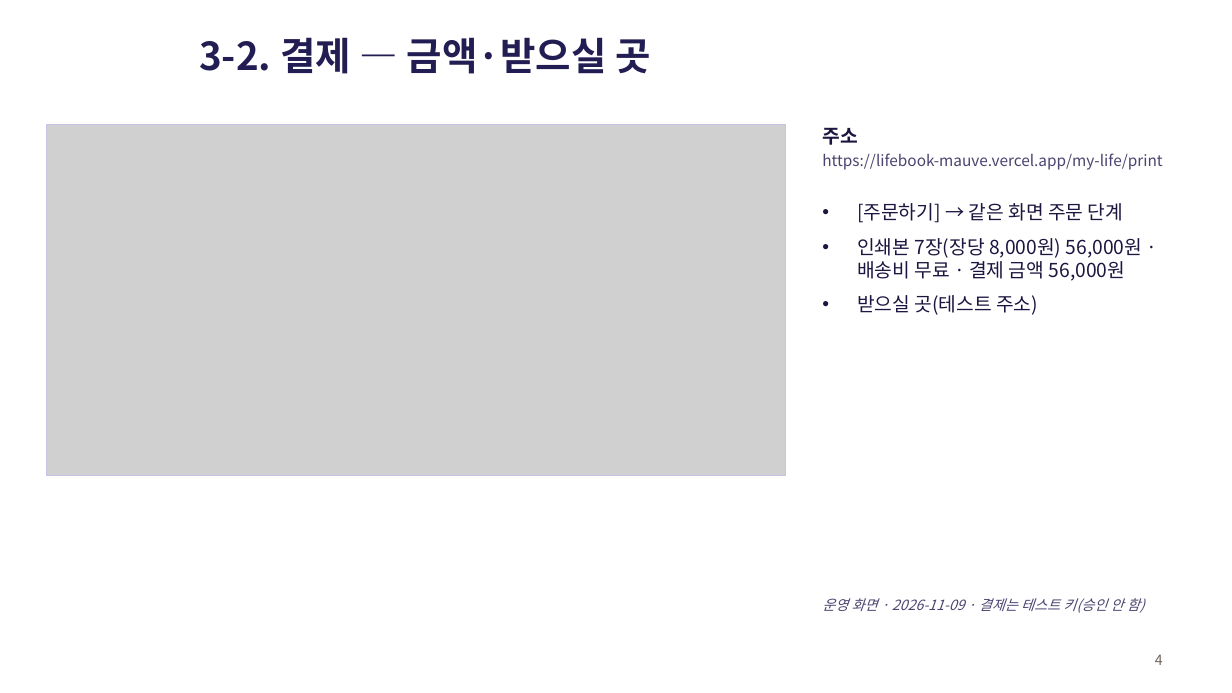
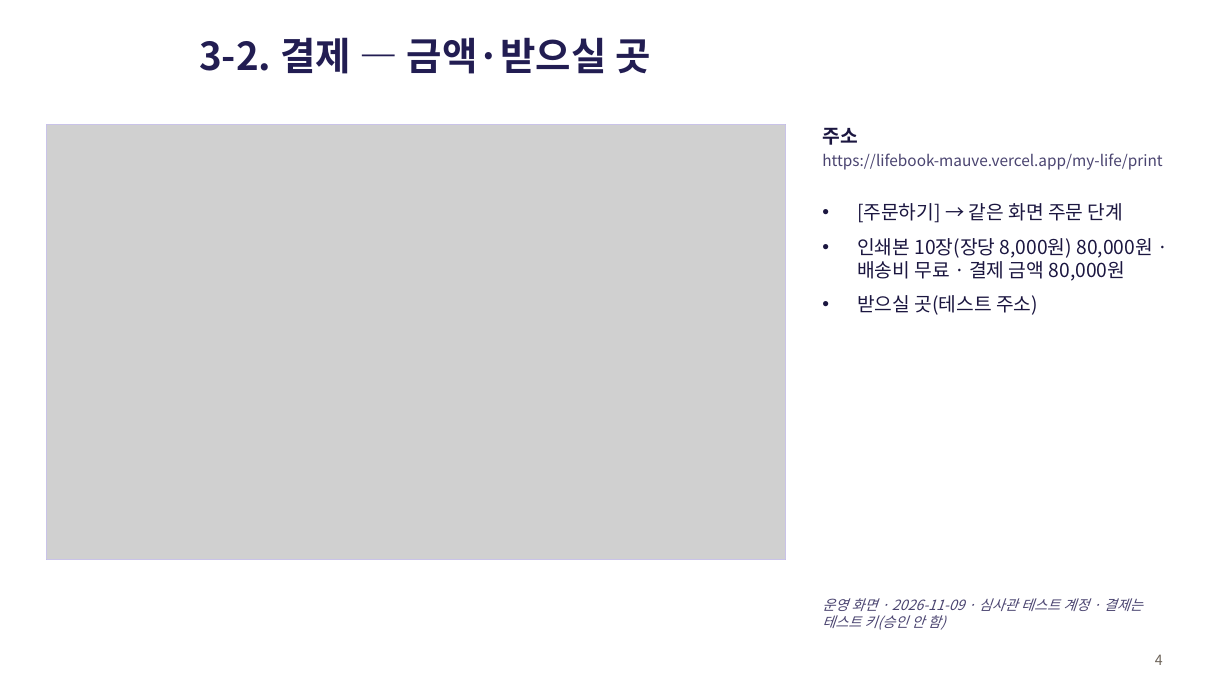
Before and after one commit to sml122900/lifebook, a slide deck: slide 4 of docs/toss/lifebook-결제경로.pptx. Drawn at 1232x693 pixels with LibreOffice and Linux fonts; fonts in the diff are those of the drawing; grey boxes stand for pictures. Boxes give left, top, right and bottom in pixels: in the first picture for what was removed or moved away, otherwise in the second. Text is boxed around its words. In the diff, an @@ line names an element or a change of style, - is before the commit and + after.

```diff
--- a/docs/toss/lifebook-결제경로.pptx
+++ b/docs/toss/lifebook-결제경로.pptx
@@ picture: place and size @@
-picture at <box>46,125,786,476</box>
+picture at <box>46,125,786,560</box>
@@ rectangle: place and size @@
-rectangle at <box>46,125,786,476</box>
+rectangle at <box>46,125,786,560</box>
@@ text at <box>857,238,1153,281</box>: text changed @@
-• 인쇄본 7장(장당 8,000원) 56,000원 · 배송비 무료 · 결제 금액 56,000원
+• 인쇄본 10장(장당 8,000원) 80,000원 · 배송비 무료 · 결제 금액 80,000원
@@ text at <box>822,598,1143,630</box>: text changed @@
-운영 화면 · 2026-11-09 · 결제는 테스트 키(승인 안 함)
+운영 화면 · 2026-11-09 · 심사관 테스트 계정 · 결제는 테스트 키(승인 안 함)
```
Also in this commit, not shown: 5 other slides changed, 2 other files.
